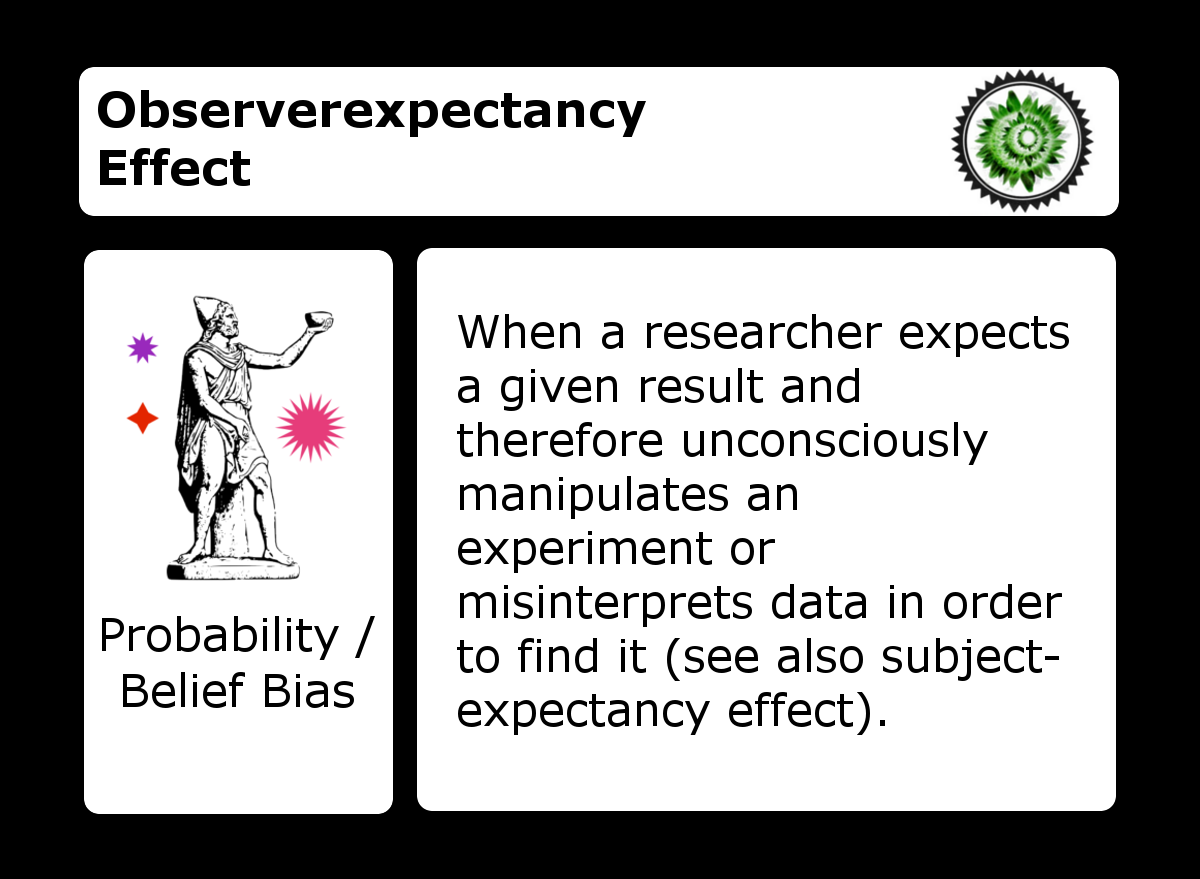
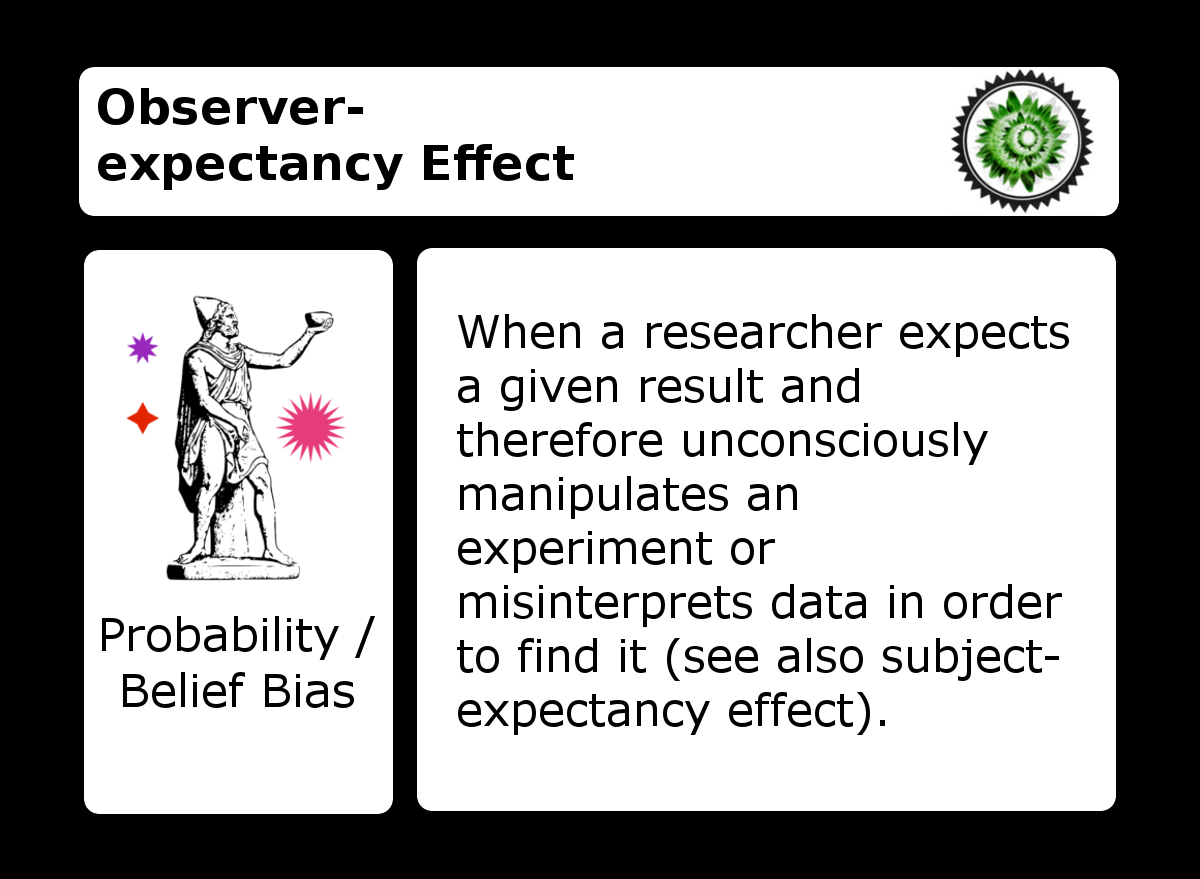
The second 1200x879 image is a revision of the first. Changes to its layers:
renamed "Observerexpectancy Effect" to "Observer-expectancy Effect", painted on it over (98, 88, 646, 190)
